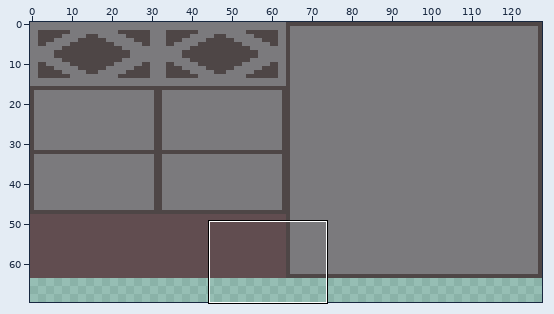
Edited in one commit: sprite sheet (Assets/Resources/Textures/StoneFence.png). Above: a wide view before the commit, with the close-up outlined.
Close-up. Before:
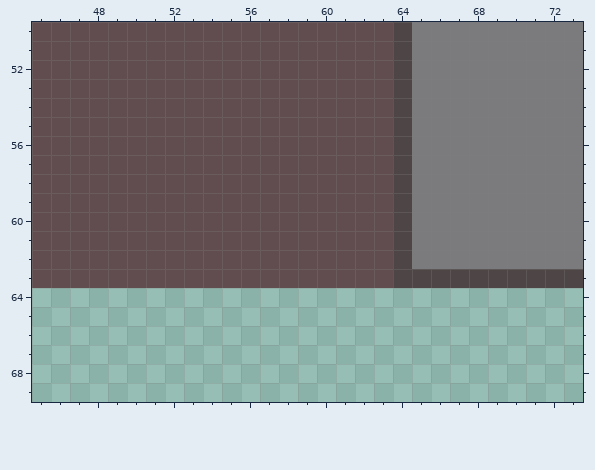
The file is 128x128 pixels. Shown: x 45..73, y 50..69. The wide view leaves out empty margins. The commit also changed other parts of the picture, which this record leaves out.
Now the later version:
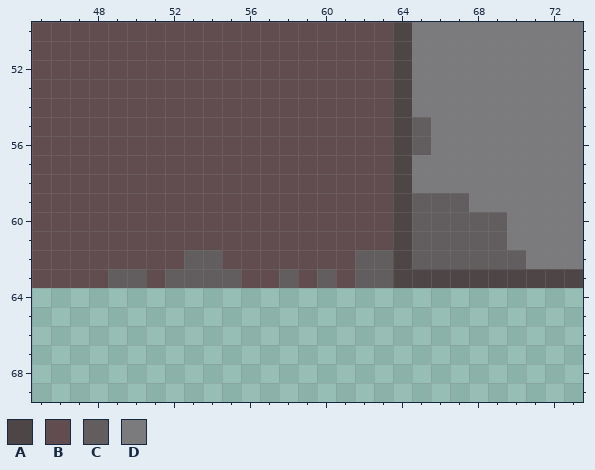
Palette (. is transparent): A #4e4646  B #614d50  C #625d5e  D #7b7a7d
Edits made:
{"y":55,"x":65,"old":"D","new":"C"}
{"y":56,"x":65,"old":"D","new":"C"}
{"y":59,"x":65,"old":"DDD","new":"CCC"}
{"y":60,"x":65,"old":"DDDDD","new":"CCCCC"}
{"y":61,"x":65,"old":"DDDDD","new":"CCCCC"}
{"y":62,"x":53,"old":"BB","new":"CC"}
{"y":62,"x":62,"old":"BB","new":"CC"}
{"y":62,"x":65,"old":"DDDDDD","new":"CCCCCC"}
{"y":63,"x":49,"old":"BB","new":"CC"}
{"y":63,"x":52,"old":"BBBB","new":"CCCC"}
{"y":63,"x":58,"old":"B","new":"C"}
{"y":63,"x":60,"old":"B","new":"C"}
{"y":63,"x":62,"old":"BB","new":"CC"}
{"label":"changed","picture_box":[108,117,526,288]}
